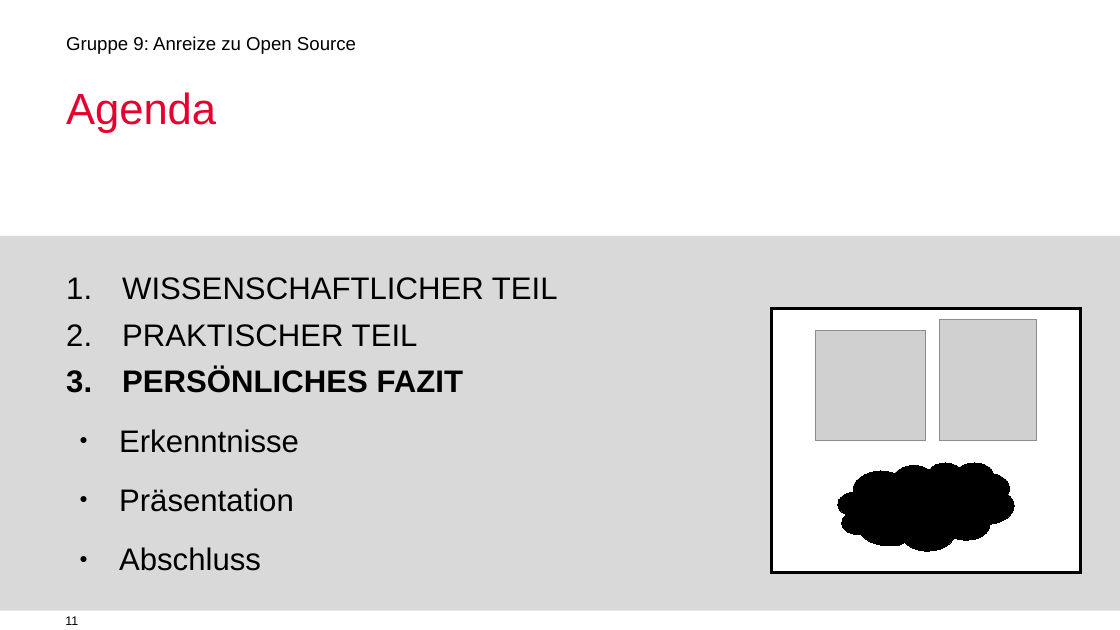
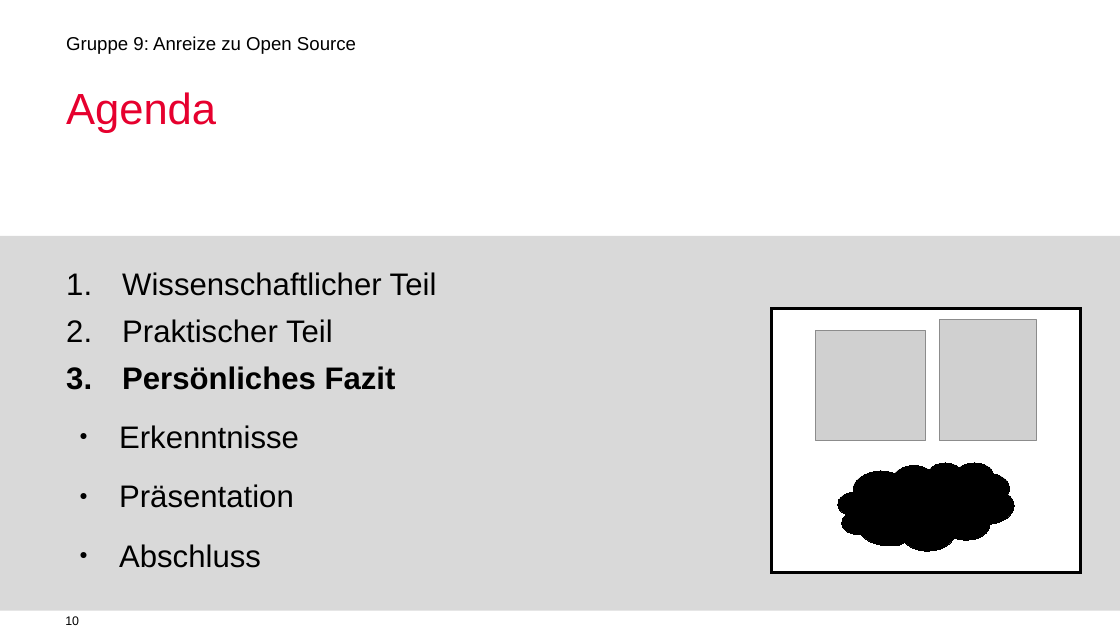
Before and after one commit to mauriziopiu/anreize_zu_open_source, a slide deck: slide 10 of OSS_Prasentation_open.odp (slide 11 before the commit). Drawn at 1120x630 pixels with LibreOffice and Linux fonts; fonts in the diff are those of the drawing; grey boxes stand for pictures; background and template pictures are left out. Boxes give left, top, right and bottom in pixels: in the first picture for what was removed or moved away, otherwise in the second. Text is boxed around its words. In the diff, an @@ line names an element or a change of style, - is before the commit and + after.

```diff
--- a/OSS_Prasentation_open.odp
+++ b/OSS_Prasentation_open.odp
@@ text at [122,272,437,390]: text changed @@
-1. WISSENSCHAFTLICHER TEIL
-2. PRAKTISCHER TEIL
-3. PERSÖNLICHES FAZIT
+1. Wissenschaftlicher Teil
+2. Praktischer Teil
+3. Persönliches Fazit
@@ page number at [65,616,79,625]: text changed @@
-11
+10
```
Also in this commit, not shown: 12 other slides changed, 1 slide added, 1 slide removed.
